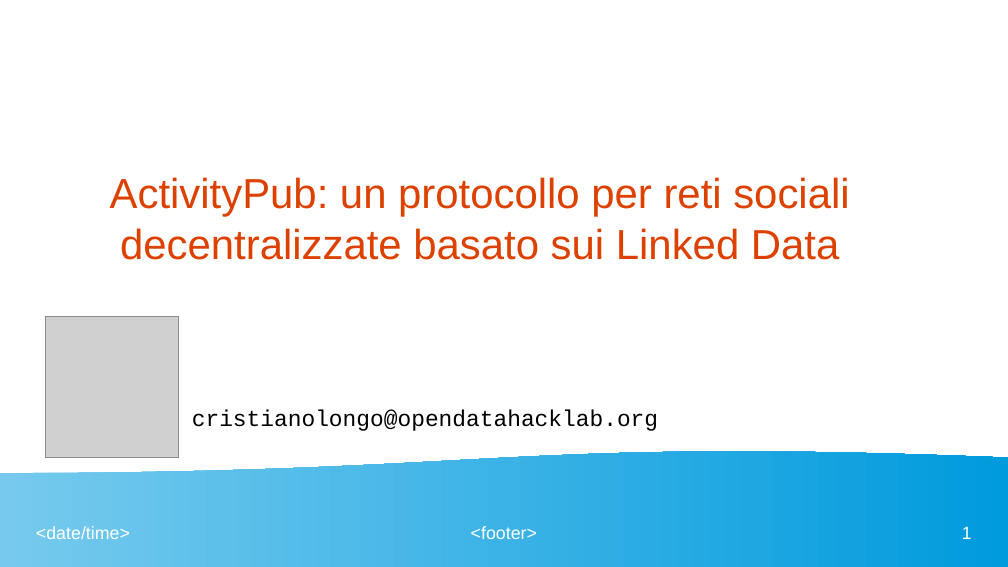
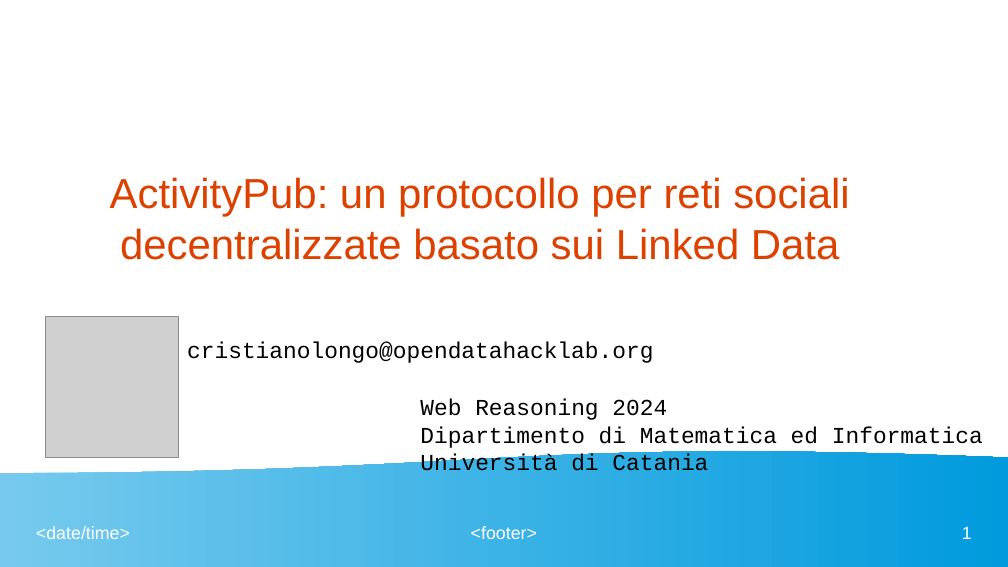
Before and after one commit to cristianolongoodhl/courses, a slide deck: slide 1 of ActivityPubMiniWorkshop/miniActivityPub.odp. Drawn at 1008x567 pixels with LibreOffice and Linux fonts; fonts in the diff are those of the drawing; grey boxes stand for pictures. Boxes give left, top, right and bottom in pixels: in the first picture for what was removed or moved away, otherwise in the second. Text is boxed around its words. In the diff, an @@ line names an element or a change of style, - is before the commit and + after.

```diff
--- a/ActivityPubMiniWorkshop/miniActivityPub.odp
+++ b/ActivityPubMiniWorkshop/miniActivityPub.odp
@@ text "cristianolongo@opendatahacklab.org": place and size @@
-text "cristianolongo@opendatahacklab.org" at [192, 410, 658, 431]
+text "cristianolongo@opendatahacklab.org" at [187, 341, 653, 363]
@@ text added at [420, 399, 983, 471], 18 pt, text #000000 @@
+Web Reasoning 2024
+Dipartimento di Matematica ed Informatica
+Università di Catania
```
Also in this commit, not shown: 1 slide added, 2 other files.
